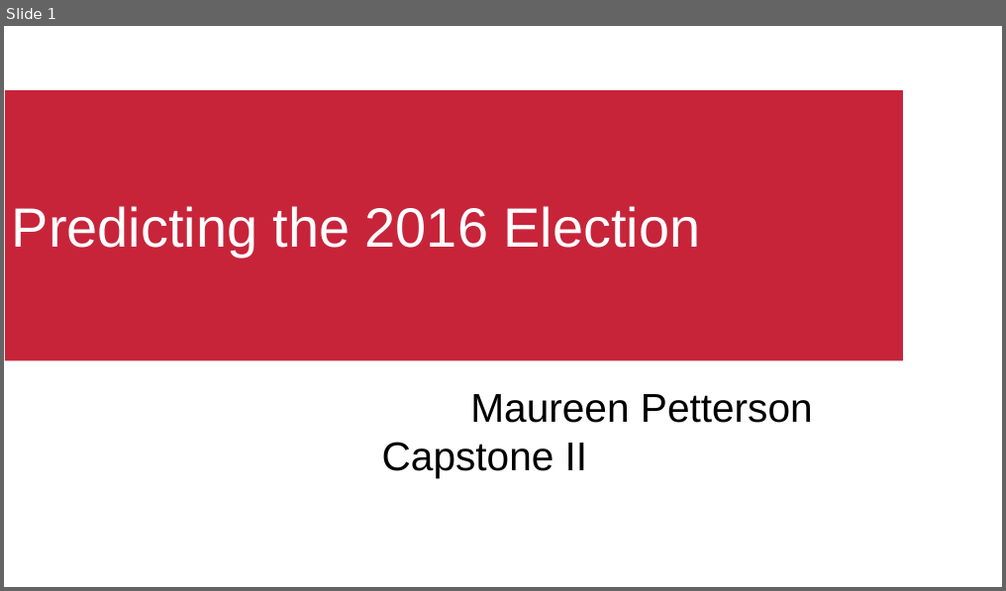
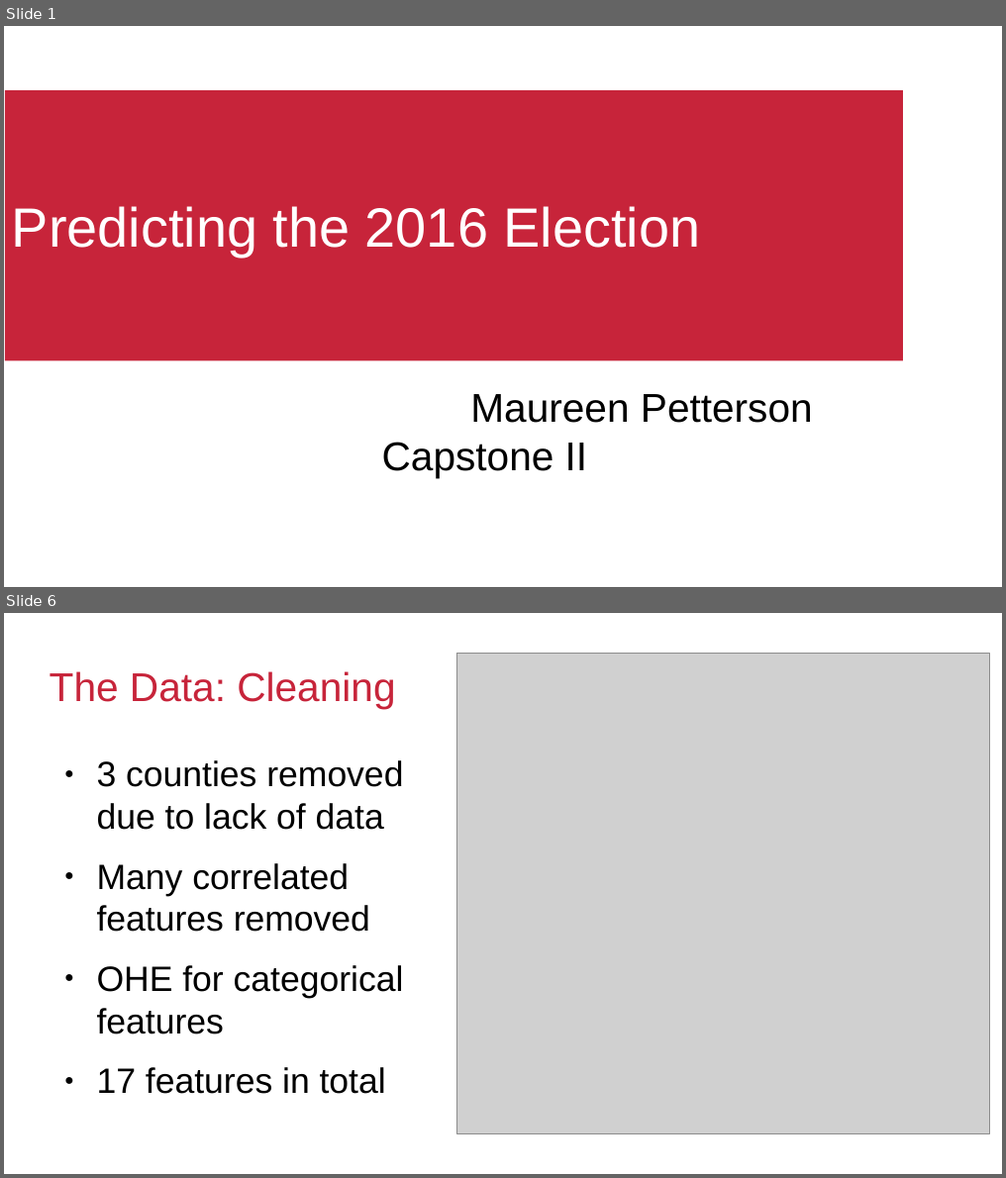
Before and after one commit to mkpetterson/2016-elections, a slide deck: docs/election.odp. Shown one above the other, each under a label of ours: slide 1 before the commit, slides 1 and 6 after it; the slides between them are not shown. The pictures are 1006x591 and 1006x1178 pixels, drawn with LibreOffice and Linux fonts; fonts in the diff are those of the drawing; grey boxes stand for pictures; background and template pictures are left out. Boxes give left, top, right and bottom in pixels: in the first picture for what was removed or moved away, otherwise in the second. Text is boxed around its words. In the diff, an @@ line names an element or a change of style, - is before the commit and + after.

```diff
--- a/docs/election.odp
+++ b/docs/election.odp
@@ slide 6 added at bbox=[4, 613, 1002, 1174], background #FFFFFF @@
@@ title added at bbox=[50, 671, 395, 709], 32 pt, text #C7243A @@
+The Data: Cleaning
@@ picture added at bbox=[456, 653, 990, 1134] @@
@@ text added at bbox=[97, 761, 404, 1094], 28 pt, text #000000 @@
+● 3 counties removed due to lack of data
+● Many correlated features removed
+● OHE for categorical features
+● 17 features in total
@@ text added at bbox=[175, 1149, 408, 1174], 14 pt, text #FFFFFF @@
+<date/time>
@@ text added at bbox=[423, 1149, 739, 1174], 14 pt, text #FFFFFF @@
+<footer>
@@ page number added at bbox=[763, 1149, 996, 1174], 14 pt, text #FFFFFF @@
+6
```
Also in this commit, not shown: 1 slide changed, 9 other slides added, 1 slide removed, 1 other file.
